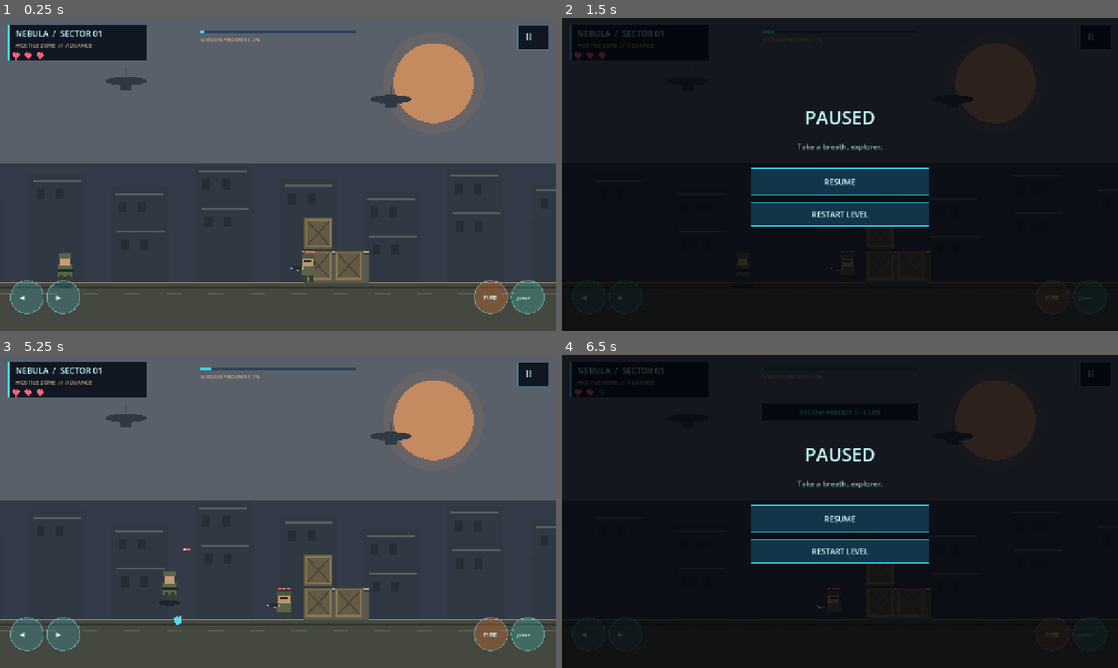
Above: before the commit, frames 1-4 (two rows, left to right).
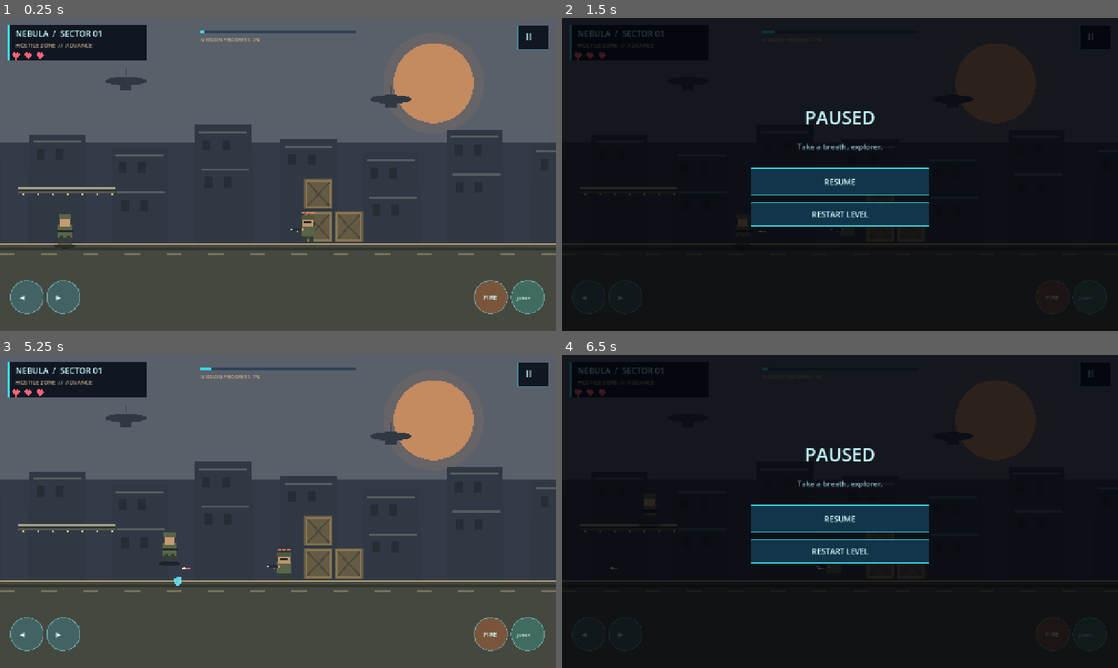
Above: after the commit, the same moments.

Repository: aigptdepai-collab/Game
Game: Godot game, scene res://scenes/main.tscn
Same seed, same stepped clock (60 frames per second), same inputs: the game is played once before the commit and once after it.
Inputs (mouse positions are in pixels of both pictures, inside the frame that each line leads up to):
- Up to frame 1 (0.25 s): no input
- Up to frame 2 (1.5 s): tap Enter (ui_accept) at 0.5, 0.77 s; move the mouse to (962, 158) at 0.52 s; hold D 0.53-1.28 s; hold Space 0.53-1.28 s; click (962, 158) at 0.67 s; move the mouse to (728, 190) at 1.27 s; hold A from 1.28 s (still down); tap P at 1.35 s
- Up to frame 3 (5.25 s): tap Enter (ui_accept) at 1.52, 2, 2.75, 3.02, 3.5, 3.77, 4.25, 4.52, 5 s; move the mouse to (333, 442) at 2.02 s; release A at 2.03 s; hold D 2.03-2.78 s; tap R at 2.1 s; move the mouse to (250, 574) at 2.77 s; hold W 2.78-3.53 s; tap J at 2.85 s; click (250, 574) at 2.92 s; move the mouse to (444, 558) at 3.52 s; hold X 3.53-4.28 s; hold A from 3.53 s (still down); move the mouse to (111, 464) at 4.27 s; tap Ctrl at 4.35 s; move the mouse to (305, 511) at 5.02 s; hold Space from 5.03 s (still down); click (305, 511) at 5.17 s
- Up to frame 4 (6.5 s): move the mouse to (756, 433) at 5.77 s; release A at 5.78 s; release Space at 5.78 s; hold D from 5.78 s (still down); tap P at 5.85 s; tap Enter (ui_accept) at 6.02 s

The runs differ from the first frame. In frame 1, 13% of the frame differs, in the area x 0-100%, y 34-89%; in frame 2, 0.9%; in frame 3, 13%; in frame 4, 0.9%.

Commit message:
Load the seven supplied military map segments and align gameplay floor

Diff:
--- a/scripts/main.gd
+++ b/scripts/main.gd
@@ -1,8 +1,8 @@
 extends Node2D
 
 # NEBULA - military side-scrolling action prototype
-const WORLD_WIDTH: float = 5600.0
-const FLOOR_Y: float = 610.0
+const WORLD_WIDTH: float = 6097.0
+const FLOOR_Y: float = 520.0
 const PLAYER_HALF_W: float = 17.0
 const PLAYER_HEIGHT: float = 58.0
 const GRAVITY: float = 1850.0
@@ -37,6 +37,9 @@
 var muzzle_flash: float = 0.0
 var player_atlas: Texture2D
 var enemy_atlas: Texture2D
+var map_textures: Array[Texture2D] = []
+var map_positions: Array[float] = [0.0, 535.0, 1473.0, 2341.0, 3117.0, 3907.0, 4732.0]
+var map_loaded: bool = false
 var animation_clock: float = 0.0
 var animation_frame: int = 0
 var enemy_soldiers: Array[Dictionary] = [
@@ -50,11 +53,11 @@
 # Each platform is a solid top surface. Gaps are intentional jumps.
 var platforms: Array[Rect2] = [
     Rect2(0, FLOOR_Y, WORLD_WIDTH, 260),
-    Rect2(700, 535, 150, 75),
-    Rect2(1510, 520, 190, 90),
-    Rect2(2440, 520, 220, 90),
-    Rect2(3450, 535, 170, 75),
-    Rect2(4560, 520, 220, 90)
+    # Walkable tops of the visible truck/tank props in the supplied map.
+    Rect2(42, 388, 225, 16),
+    Rect2(1600, 438, 170, 16),
+    Rect2(3890, 454, 130, 16),
+    Rect2(4220, 465, 120, 16)
 ]
 
 var cells: Array[Vector2] = []
@@ -69,11 +72,40 @@
         player_atlas = load("res://assets/player_atlas.png") as Texture2D
     if ResourceLoader.exists("res://assets/enemy_atlas.png"):
         enemy_atlas = load("res://assets/enemy_atlas.png") as Texture2D
+    _load_map_segments()
     collected_cells.resize(cells.size())
     for i in range(collected_cells.size()):
         collected_cells[i] = false
     set_process(true)
     set_physics_process(true)
+
+func _load_map_segments() -> void:
+    map_textures.clear()
+    map_loaded = false
+    for i in range(1, 8):
+        var png_path: String = "res://assets/map/map_%d.png" % i
+        var jpg_path: String = "res://assets/map/map_%d.jpg" % i
+        var texture: Texture2D = null
+        if ResourceLoader.exists(png_path):
+            texture = load(png_path) as Texture2D
+        elif ResourceLoader.exists(jpg_path):
+            texture = load(jpg_path) as Texture2D
+        if texture == null:
+            map_textures.clear()
+            push_warning("Map segment missing: map_%d.png or map_%d.jpg" % [i, i])
+            return
+        map_textures.append(texture)
+    map_loaded = map_textures.size() == 7
+    if map_loaded:
+        print("NEBULA map loaded: 7 segments")
+
+func _draw_map_background(size: Vector2) -> void:
+    for i in range(map_textures.size()):
+        var texture: Texture2D = map_textures[i]
+        var x: float = map_positions[i] - camera_x
+        if x + float(texture.get_width()) < 0.0 or x > size.x:
+            continue
+        draw_texture(texture, Vector2(x, 0.0))
 
 func _process(delta: float) -> void:
     elapsed += delta
@@ -236,7 +268,7 @@
             enemy["cooldown"] = float(enemy["cooldown"]) - delta
             if float(enemy["cooldown"]) <= 0.0 and absf(dx) < 620.0:
                 var shot_dir: float = signf(dx)
-                bullets.append({"x": float(enemy["x"]) + shot_dir * 25.0, "y": player_y + 29.0, "vx": shot_dir * 500.0, "team": "enemy", "life": 1.65})
+                bullets.append({"x": float(enemy["x"]) + shot_dir * 25.0, "y": float(enemy["y"]) + 29.0, "vx": shot_dir * 500.0, "team": "enemy", "life": 1.65})
                 enemy["cooldown"] = 1.05 + float(i % 3) * 0.18
         else:
             enemy["x"] = float(enemy["x"]) + float(enemy["dir"]) * float(enemy["speed"]) * 0.35 * delta
@@ -360,7 +392,7 @@
         checkpoint_x = 2260.0
         _show_notice("CHECKPOINT ACTIVATED")
         _spawn_burst(Vector2(checkpoint_x, FLOOR_Y - 65.0), Color("#69f5d0"), 18)
-    if player_x >= 5480.0:
+    if player_x >= WORLD_WIDTH - 80.0:
         game_state = "victory"
         _show_notice("SECTOR CLEARED")
 
@@ -433,9 +465,12 @@
 
 func _draw() -> void:
     var size: Vector2 = get_viewport_rect().size
-    _draw_background(size)
-    _draw_level(size)
-    _draw_military_props()
+    if map_loaded:
+        _draw_map_background(size)
+    else:
+        _draw_background(size)
+        _draw_level(size)
+        _draw_military_props()
     _draw_enemy_soldiers()
     _draw_bullets()
     _draw_checkpoint()
